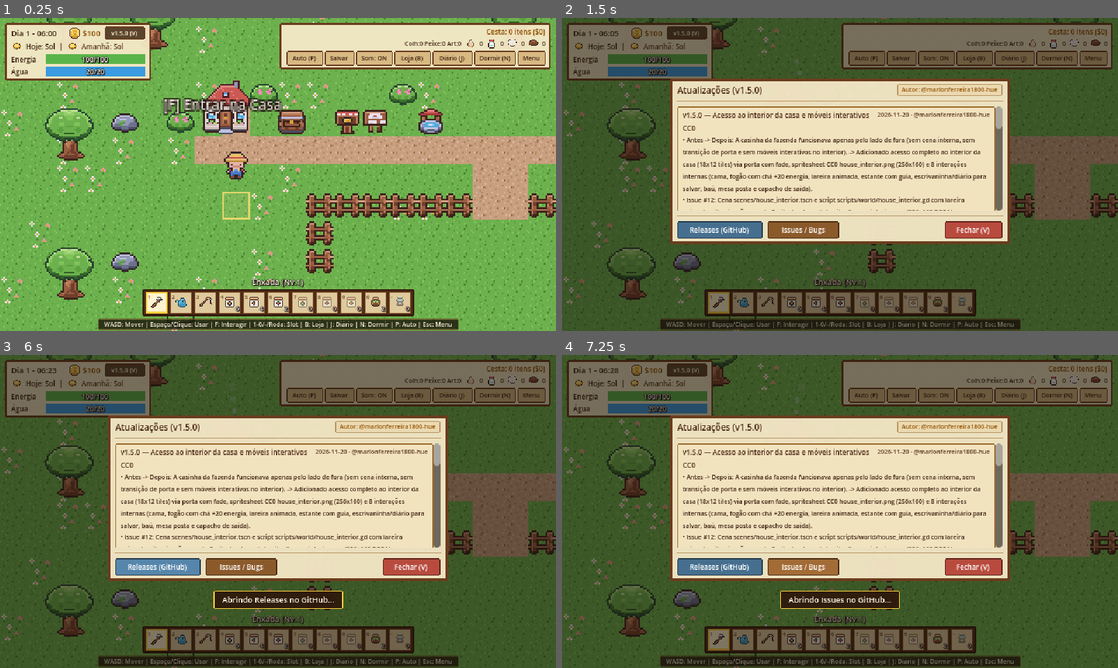
Above: before the commit, frames 1-4 (two rows, left to right).
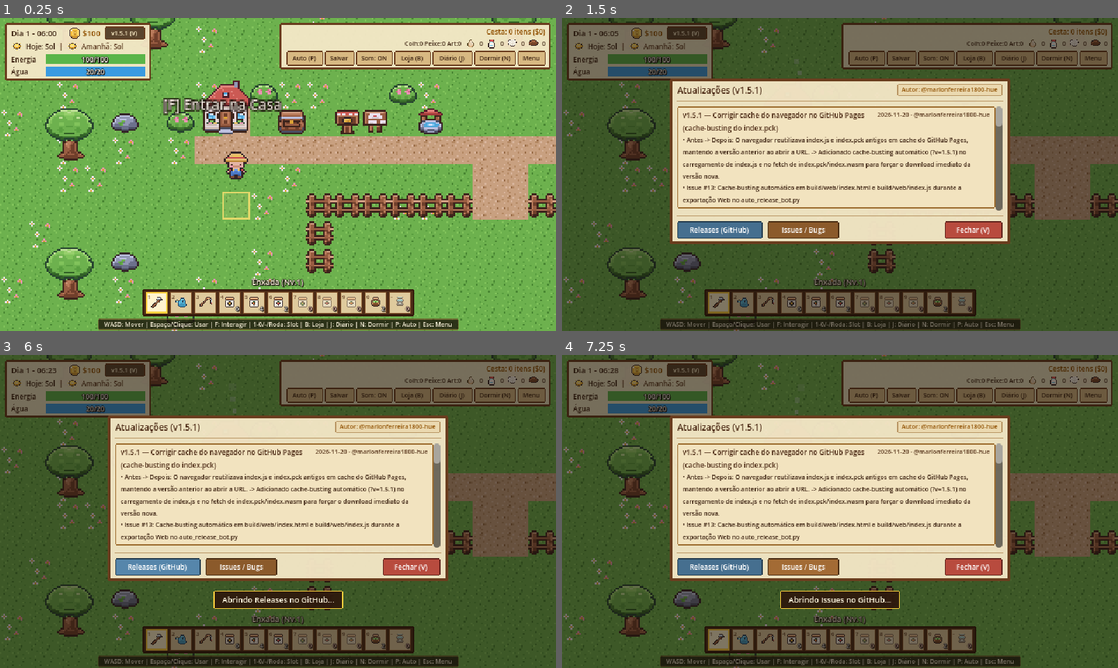
Above: after the commit, the same moments.

Repository: marlonferreira1800-hue/Fazenda-asclepio-
Game: Godot game, scene res://scenes/main.tscn
The game is run twice, just before and just after one commit, with the same random seed, the same clock (stepped at 60 frames per second) and the same inputs.
Inputs:
- Up to frame 1 (0.25 s): no input
- Up to frame 2 (1.5 s): click "v1.5.0 (V)" (after the commit: "v1.5.1 (V)") at 0.5 s; click "Auto (P)" at 1.25 s
- Up to frame 3 (6 s): click "Salvar" at 2 s; click "Som: ON" at 2.75 s; click "Loja (B)" at 3.5 s; click "Diário (J)" at 4.25 s; click "Dormir (N)" at 5 s; click "Releases (GitHub)" at 5.75 s
- Up to frame 4 (7.25 s): click "Issues / Bugs" at 6.5 s

The runs differ from the first frame. In frame 1, less than 0.1% of the frame differs, in the area x 22-24%, y 4-6%; in frame 2, 3.6%, in the area x 20-80%, y 4-62%; in frame 3, 3.6%; in frame 4, 3.6%.

Commit message:
fix: Corrigir cache do navegador no GitHub Pages (cache-busting do index.pck) (#13)

Diff:
--- a/project.godot
+++ b/project.godot
@@ -11,7 +11,7 @@
 [application]
 
 config/name="Fazendinha 2D"
-config/version="1.5.0"
+config/version="1.5.1"
 run/main_scene="res://scenes/main.tscn"
 config/features=PackedStringArray("4.7", "GL Compatibility")
 
--- a/scripts/data/version_data.gd
+++ b/scripts/data/version_data.gd
@@ -2,7 +2,7 @@
 extends RefCounted
 ## Metadados de versão, autoria, links do repositório e histórico de atualizações da Fazendinha 2D.
 
-const CURRENT_VERSION := "v1.5.0"
+const CURRENT_VERSION := "v1.5.1"
 const REPO_URL := "https://github.com/marlonferreira1800-hue/Fazenda-asclepio-"
 const RELEASES_URL := "https://github.com/marlonferreira1800-hue/Fazenda-asclepio-/releases"
 const ISSUES_URL := "https://github.com/marlonferreira1800-hue/Fazenda-asclepio-/issues?q=is%3Aissue"
@@ -10,6 +10,19 @@
 const AUTHOR := "@marlonferreira1800-hue (Marlon Ferreira)"
 
 const HISTORY: Array[Dictionary] = [
+	{
+		"version": "v1.5.1",
+		"title": "Corrigir cache do navegador no GitHub Pages (cache-busting do index.pck)",
+		"date": "2026-11-20",
+		"author": "@marlonferreira1800-hue",
+		"tag_url": "https://github.com/marlonferreira1800-hue/Fazenda-asclepio-/releases/tag/v1.5.1",
+		"before": "O navegador reutilizava index.js e index.pck antigos em cache do GitHub Pages, mantendo a versão anterior ao abrir a URL.",
+		"after": "Adicionado cache-busting automático (?v=1.5.1) no carregamento de index.js e no fetch de index.pck/index.wasm para forçar o download imediato da versão nova.",
+		"highlights": [
+			"Antes -> Depois: O navegador reutilizava index.js e index.pck antigos em cache do GitHub Pages, mantendo a versão anterior ao abrir a URL. -> Adicionado cache-busting automático (?v=1.5.1) no carregamento de index.js e no fetch de index.pck/index.wasm para forçar o download imediato da versão nova.",
+			"Issue #13: Cache-busting automático em build/web/index.html e build/web/index.js durante a exportação Web no auto_release_bot.py",
+		],
+	},
 	{
 		"version": "v1.5.0",
 		"title": "Acesso ao interior da casa e móveis interativos CC0",
Not shown, changed: CHANGELOG.md
Not shown, changed: build/web/index.pck
